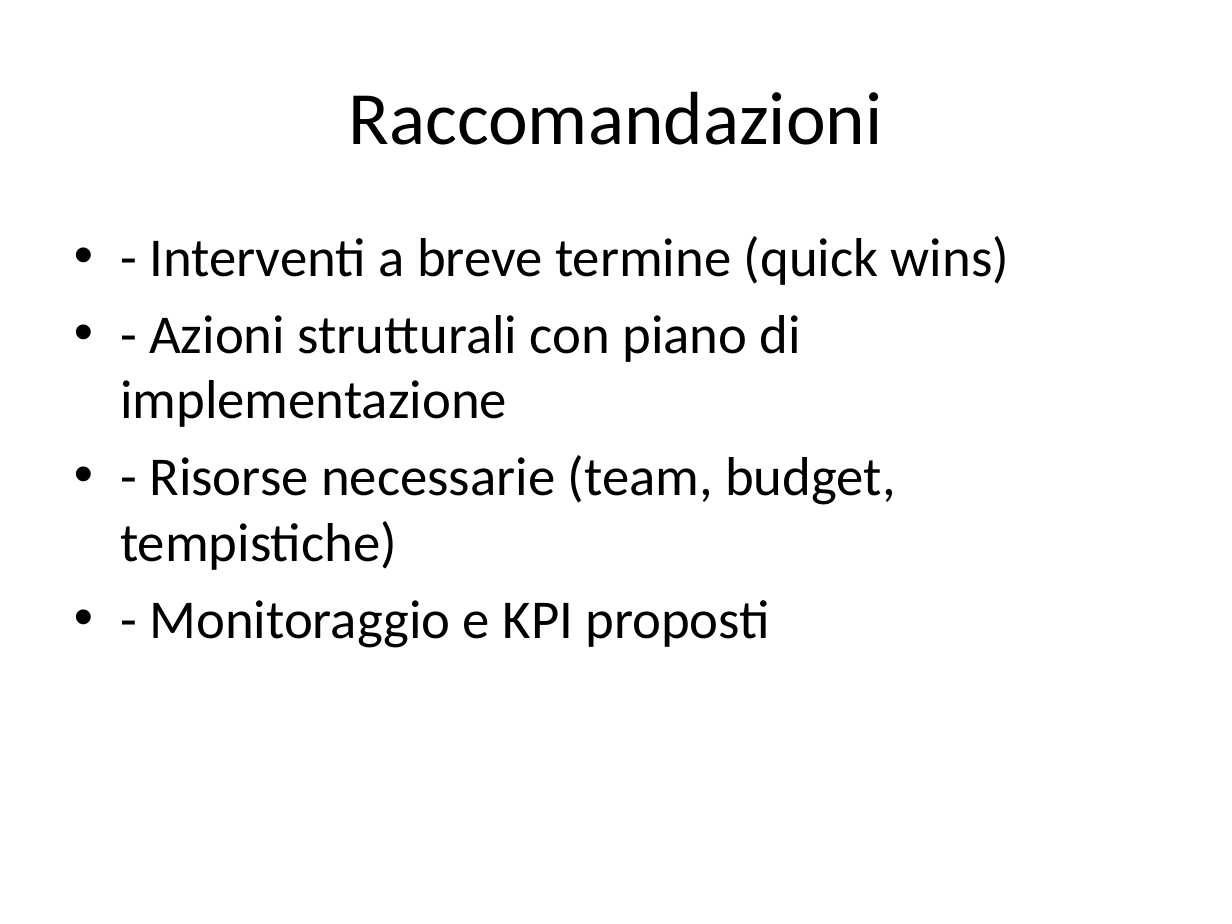
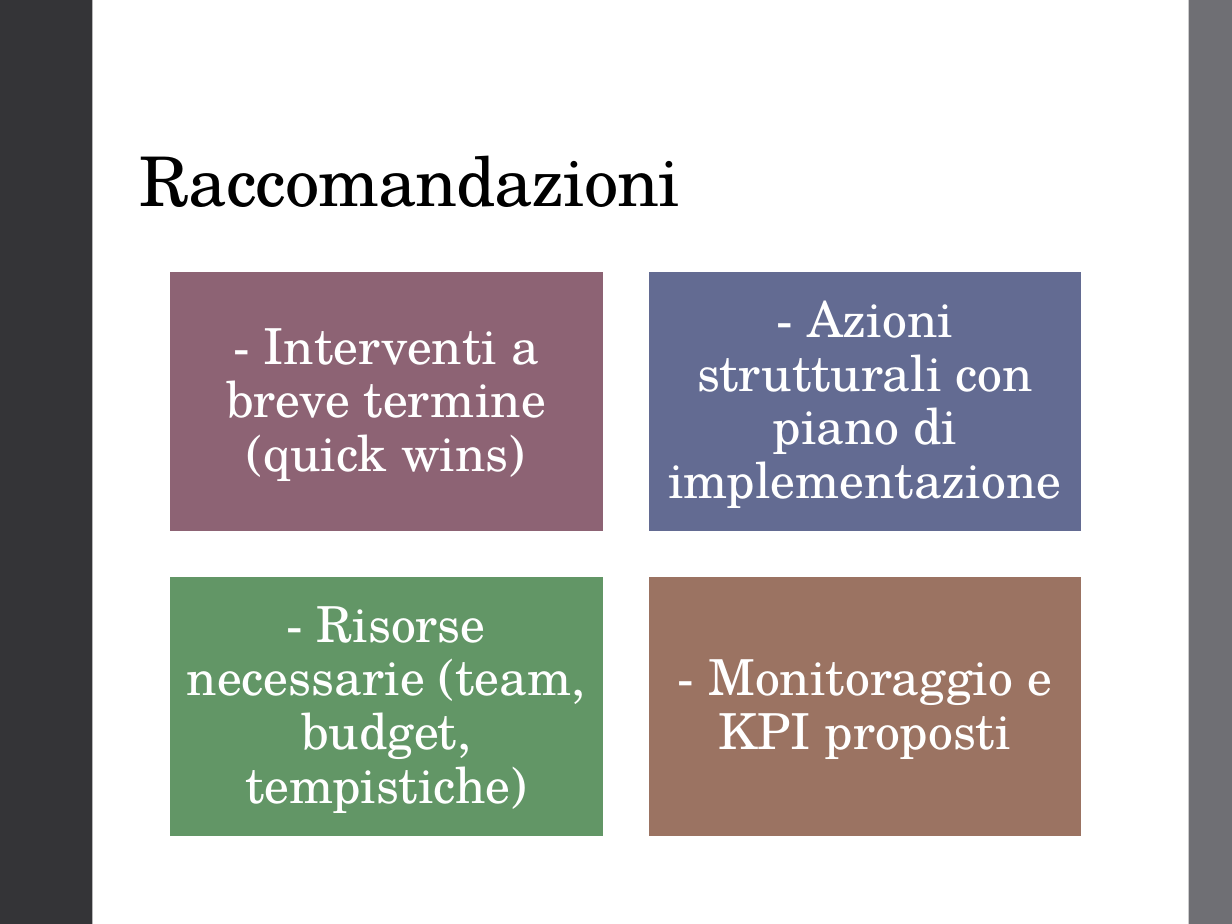
Before and after one commit to andycruccas92/Portfolio, a slide deck: slide 5 of templates_tmp/Template_Presentazione_Gap_Analysis.pptx. Drawn at 1232x924 pixels with LibreOffice and Linux fonts; fonts in the diff are those of the drawing. Boxes give left, top, right and bottom in pixels: in the first picture for what was removed or moved away, otherwise in the second. Text is boxed around its words. In the diff, an @@ line names an element or a change of style, - is before the commit and + after.

```diff
--- a/templates_tmp/Template_Presentazione_Gap_Analysis.pptx
+++ b/templates_tmp/Template_Presentazione_Gap_Analysis.pptx
@@ rectangle added at <box>0,0,1232,924</box>, fill #FFFFFF @@
@@ rectangle added at <box>0,0,92,924</box>, fill #353537 @@
@@ rectangle added at <box>1135,0,1232,924</box>, fill #353537 @@
@@ rectangle added at <box>1189,0,1232,924</box>, fill #6F6F74 @@
@@ title "Raccomandazioni": place and size @@
-title "Raccomandazioni" at <box>348,91,882,145</box>
+title "Raccomandazioni" at <box>140,155,681,207</box>
@@ title "Raccomandazioni" at <box>140,155,681,207</box>: size 44 to 40 pt, font Calibri to TeX Gyre Schola, letter spacing 0 to -0.5 pt; alignment centre to left; line spacing 1 to 0.9; vertical alignment middle to bottom @@
@@ text removed at <box>120,236,1009,648</box> @@
-• - Interventi a breve termine (quick wins)
-• - Azioni strutturali con piano di implementazione
-• - Risorse necessarie (team, budget, tempistiche)
-• - Monitoraggio e KPI proposti
@@ group added at <box>169,271,1082,838</box>: 4 rectangles, 4 texts @@
+- Interventi a breve termine (quick wins)
+- Azioni strutturali con piano di implementazione
+- Risorse necessarie (team, budget, tempistiche)
+- Monitoraggio e KPI proposti
```
Also in this commit, not shown: 5 other slides changed, 12 other files.
